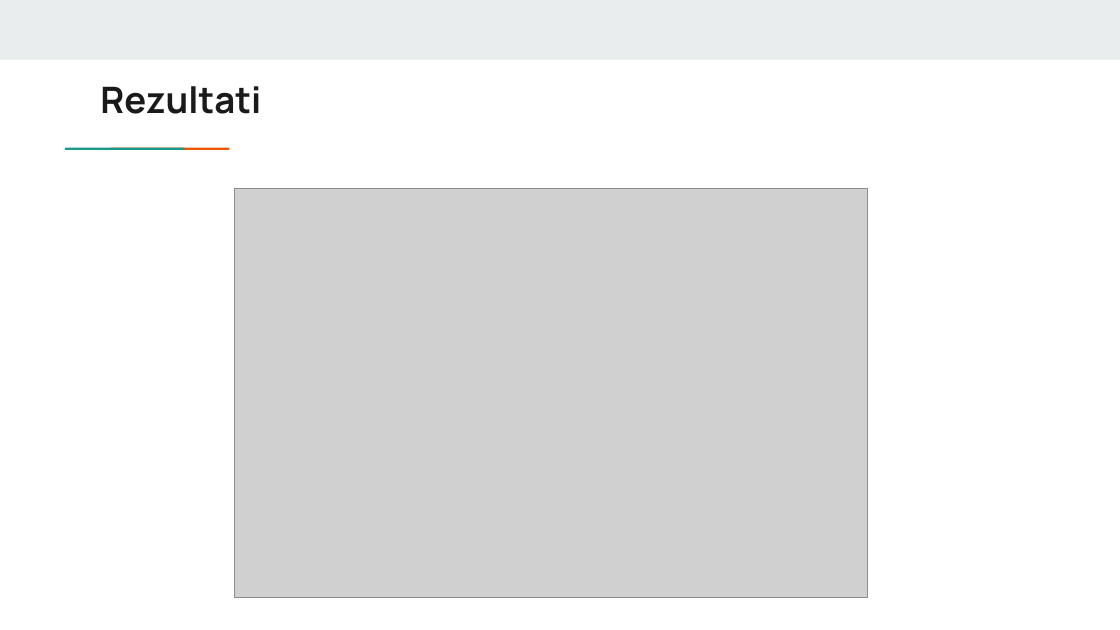
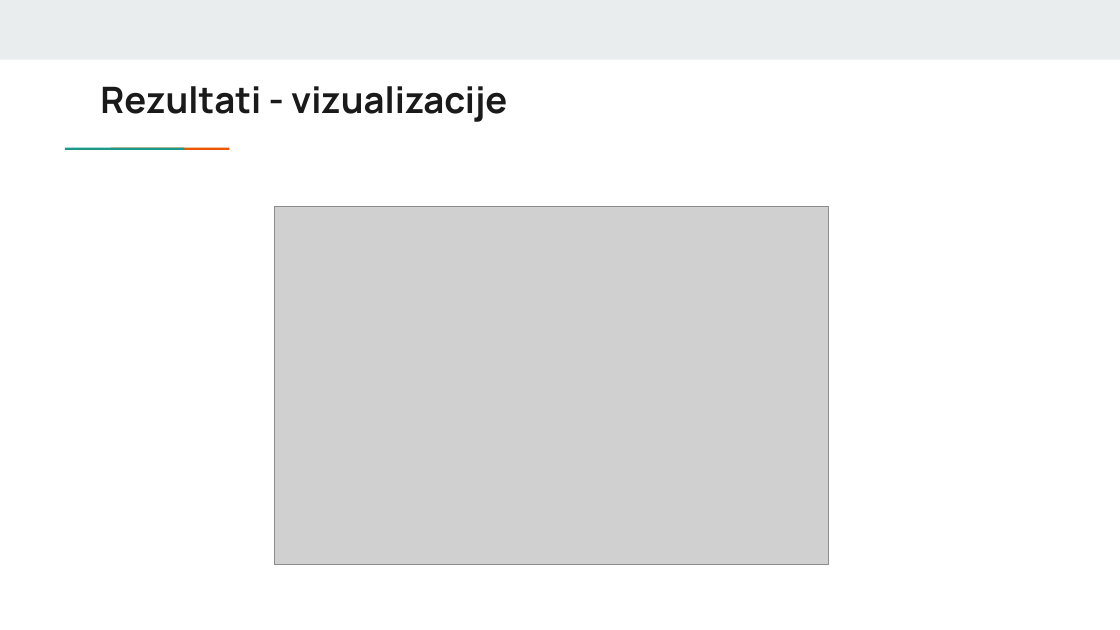
Before and after one commit to bruno4355/Diplomski-rad, a slide deck: slide 11 of Diplomski rad_Novosel - prezentacija.pptx. Drawn at 1120x630 pixels with LibreOffice and Linux fonts; fonts in the diff are those of the drawing; grey boxes stand for pictures. Boxes give left, top, right and bottom in pixels: in the first picture for what was removed or moved away, otherwise in the second. Text is boxed around its words. In the diff, an @@ line names an element or a change of style, - is before the commit and + after.

```diff
--- a/Diplomski rad_Novosel - prezentacija.pptx
+++ b/Diplomski rad_Novosel - prezentacija.pptx
@@ title at [100, 86, 507, 122]: text changed @@
-Rezultati
+Rezultati - vizualizacije
@@ picture: place and size @@
-picture at [235, 189, 868, 598]
+picture at [274, 207, 829, 564]
```
Also in this commit, not shown: 6 other slides changed, 4 slides added, 3 slides removed.
